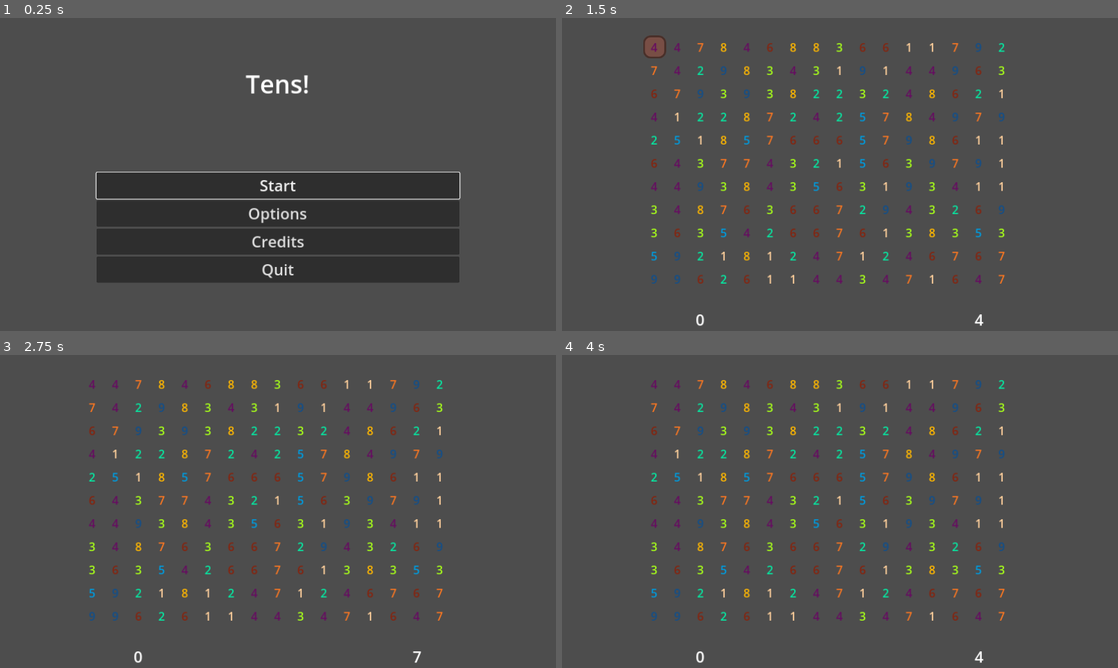
Above: before the commit, frames 1-4 (two rows, left to right).
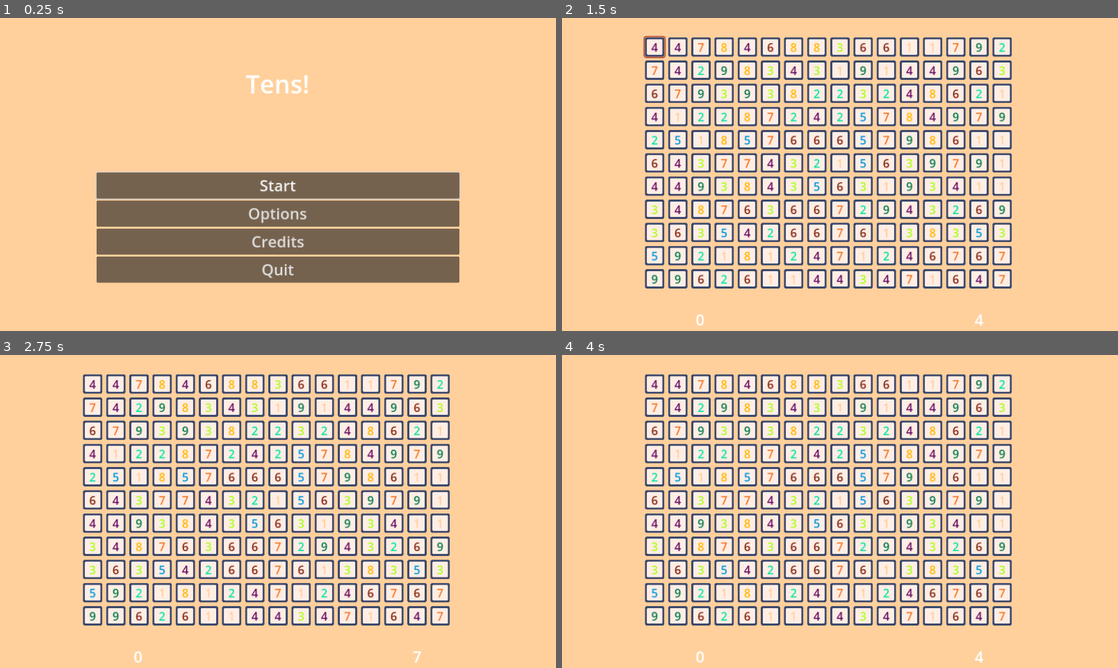
Above: after the commit, the same moments.

Repository: Yngwarr/tens
Game: Godot game, scene res://scenes/MainMenu.tscn
The game is run twice, just before and just after one commit, with the same random seed, the same clock (stepped at 60 frames per second) and the same inputs.
Inputs (mouse positions are in pixels of both pictures, inside the frame that each line leads up to):
- Up to frame 1 (0.25 s): no input
- Up to frame 2 (1.5 s): click "Start" at 0.5 s; tap Enter at 1.25 s; move the mouse to (656, 46) at 1.27 s; click (656, 46) at 1.42 s
- Up to frame 3 (2.75 s): tap Space at 2 s; move the mouse to (94, 408) at 2.02 s; click (94, 408) at 2.17 s
- Up to frame 4 (4 s): tap Enter at 2.75 s; move the mouse to (656, 430) at 2.77 s; click (656, 430) at 2.92 s; tap Space at 3.5 s; move the mouse to (656, 452) at 3.52 s; click (656, 452) at 3.67 s

The runs differ from the first frame. In frame 1, 99% of the frame differs, in the area x 0-100%, y 0-100%; in frame 2, 100%; in frame 3, 100%; in frame 4, 100%.

Commit message:
prettier colors

Diff:
--- a/project.godot
+++ b/project.godot
@@ -36,3 +36,4 @@
 
 renderer/rendering_method="gl_compatibility"
 renderer/rendering_method.mobile="gl_compatibility"
+environment/defaults/default_clear_color=Color(1, 0.815686, 0.611765, 1)
--- a/scenes/Highlight.tscn
+++ b/scenes/Highlight.tscn
@@ -1,10 +1,10 @@
 [gd_scene load_steps=5 format=3 uid="uid://beuhw1og8dasw"]
 
-[ext_resource type="Texture2D" uid="uid://bmetb0g61y3bv" path="res://icon.svg" id="1_0m31y"]
+[ext_resource type="Texture2D" uid="uid://cd4ekqotmppqf" path="res://img/highlight.png" id="1_efhjy"]
 [ext_resource type="Script" path="res://src/Highlight.gd" id="2_86qa4"]
 
 [sub_resource type="StyleBoxTexture" id="StyleBoxTexture_o2sfh"]
-texture = ExtResource("1_0m31y")
+texture = ExtResource("1_efhjy")
 texture_margin_left = 16.0
 texture_margin_top = 16.0
 texture_margin_right = 16.0
--- a/scenes/NumberCell.tscn
+++ b/scenes/NumberCell.tscn
@@ -1,6 +1,7 @@
-[gd_scene load_steps=3 format=3 uid="uid://mbbrk257a4oj"]
+[gd_scene load_steps=4 format=3 uid="uid://mbbrk257a4oj"]
 
 [ext_resource type="Script" path="res://src/Number.gd" id="1_4guiy"]
+[ext_resource type="Texture2D" uid="uid://uhyr7asxs6rh" path="res://img/cell.png" id="2_6old5"]
 
 [sub_resource type="RectangleShape2D" id="RectangleShape2D_7bdmo"]
 size = Vector2(48, 48)
@@ -13,10 +14,13 @@
 
 [node name="View" type="Node2D" parent="."]
 
+[node name="Cell" type="Sprite2D" parent="View"]
+texture = ExtResource("2_6old5")
+
 [node name="Label" type="Label" parent="View"]
-offset_left = -17.0
+offset_left = -16.0
 offset_top = -17.0
-offset_right = 15.0
+offset_right = 16.0
 offset_bottom = 17.0
 theme_override_font_sizes/font_size = 24
 text = "5"
--- a/src/static/Palette.gd
+++ b/src/static/Palette.gd
@@ -5,6 +5,7 @@
 
 static var colors := [
     Color.from_string("#ffeee5", Color.WHITE),
+
     Color.from_string("#ffd09c", Color.WHITE),
     Color.from_string("#07e5a0", Color.WHITE),
     Color.from_string("#a7ff19", Color.WHITE),
@@ -13,16 +14,18 @@
     Color.from_string("#84240f", Color.WHITE),
     Color.from_string("#f77622", Color.WHITE),
     Color.from_string("#ffb700", Color.WHITE),
-    Color.from_string("#124e89", Color.WHITE),
+    Color.from_string("#007a49", Color.WHITE),
+
     Color.from_string("#96a3b0", Color.WHITE),
     Color.from_string("#da2424", Color.WHITE),
     Color.from_string("#fee761", Color.WHITE),
     Color.from_string("#43bd35", Color.WHITE),
     Color.from_string("#ff7373", Color.WHITE),
+
+    Color.from_string("#124e89", Color.WHITE),
     Color.from_string("#5a7088", Color.WHITE),
     Color.from_string("#3e4a6d", Color.WHITE),
     Color.from_string("#b94f38", Color.WHITE),
-    Color.from_string("#007a49", Color.WHITE),
     Color.from_string("#1c162d", Color.WHITE),
 ]
 
Binary file added: img/cell.png
Not shown, added: img/cell.png.import
Binary file added: img/highlight.png
Not shown, added: img/highlight.png.import
